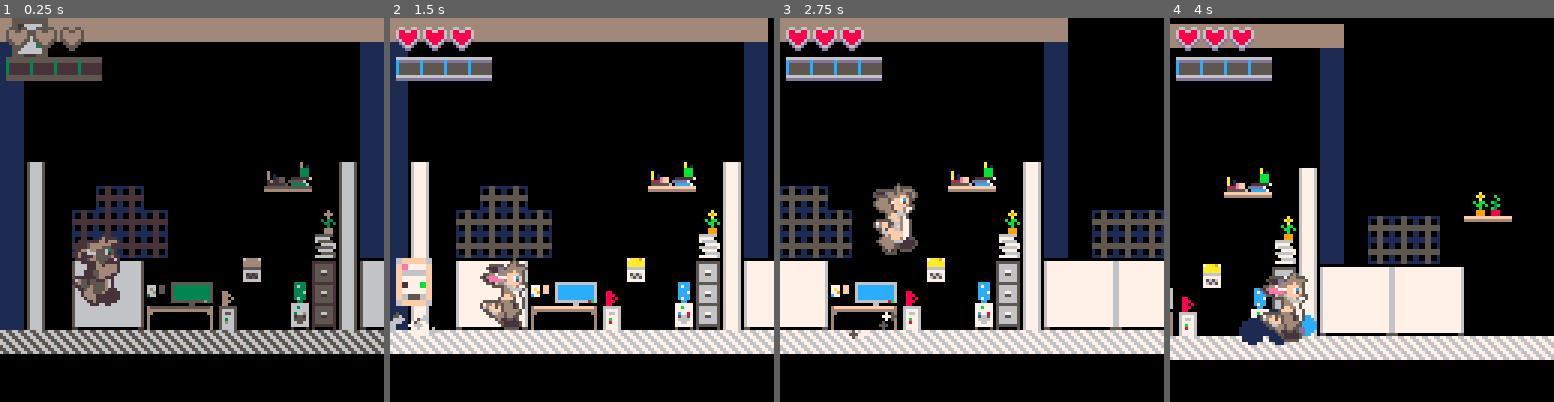
Above: before the commit, frames 1-4 (left to right).
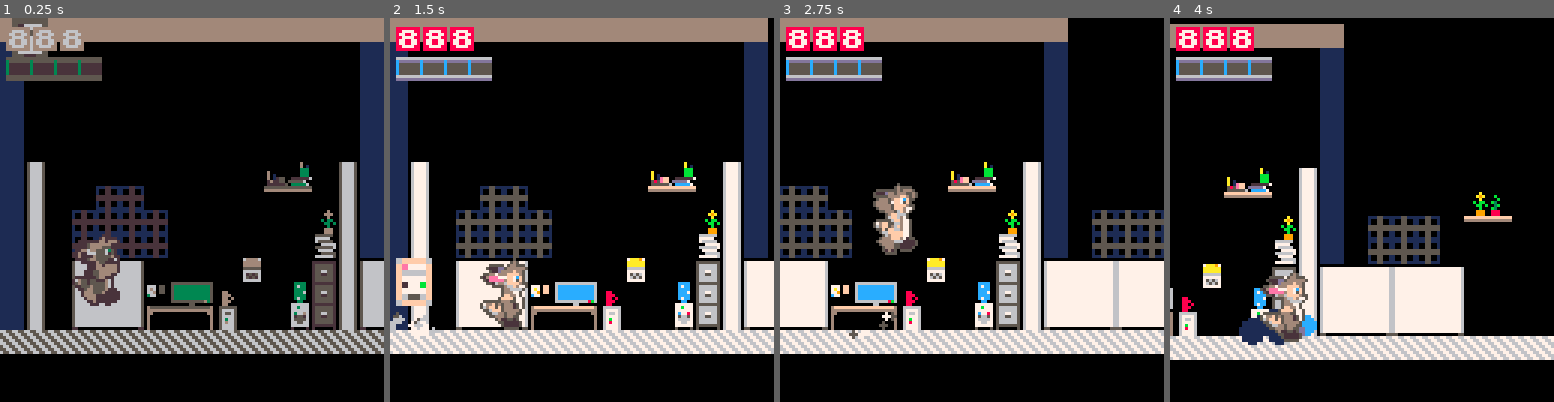
Above: after the commit, the same moments.

Repository: aritosuits/onebuttonjam2024
Game: PICO-8 cartridge cart.p8
Same seed, same stepped clock (60 frames per second), same inputs: the game is played once before the commit and once after it.
Inputs:
- Up to frame 1 (0.25 s): no input
- Up to frame 2 (1.5 s): tap O (Z key) at 0.7 s
- Up to frame 3 (2.75 s): tap O (Z key) at 1.7, 2.1, 2.5 s
- Up to frame 4 (4 s): tap O (Z key) at 2.9, 3.3, 3.7 s

The runs differ from the first frame. In frame 1, 1.0% of the frame differs, in the area x 1-22%, y 2-9%; in frame 2, 1.0%; in frame 3, 1.0%; in frame 4, 1.0%.

Commit message:
Added in spawners

Diff:
--- a/cart.p8
+++ b/cart.p8
@@ -127,22 +127,22 @@
 00100100770077003333ab33e7eeee7e99aaaa99040000000000000000000040000770000a01eff0007777701c11c55c07777060008808000000000000000000
 0100100100770077bba3bbbbeee7eeee99999999040000000000000000000040000770000585eff0000666661c110cc007777060008880000000000000000000
 1001001000770077ab3333ab7eee7ee7999999990400000000000000000000400008800005555556077777761111111107777600008800000000000000000000
-0000000000000000000000000000000000000000000000000000000000000000000ccccc000000000c0000000000000000000000000000000000000006600660
-0eeeeeeee0000eeeeeeee00eee00000eee0eeeeeeee000000000000000000000000c0000c0000000c0000000000000000000000000000000000000006dd66dd6
-088888888e00e88888888e08880000088808888888800000000000000000000000c0000000000000c000000000000000000000000000000000000000655dd556
-0888888888e0888888888808880000088808888888800000000000000000000000cccc000cc0cc00cc000cc00cccccc000000000000000000000000065555556
-00000000888088800008880888e000e88800000000000000000000000000000000c000000c0c0c0c00c0c00c0c00c00c000000000000000000000000d655556d
-000000008880888000088800888e0e88880000000000000000000000000000000c000000c00c0c0c00c0ccc00c00cc000000000000000000000000000d6556d0
-0eee000088808880000888000888e888880eee000000000000000000000000000c000000c0c00c0c00ccc000c00000c000000000000000000000000000d66d00
-08880000888088800008880e008888888808880000000000000000000000000000cccccc00c00ccccc000cc0c00ccc00000000000000000000000000000dd000
-088800008880888000088808e0088808880888eeee00000000000000000000000000000000000044444000000000000000000000000000000000000006600660
-0888000088808880000888088e008008880888888800000022222220000000000000000000000444444444400000000000000000000000000000000068866886
-08880000888088800008880888000008880888888800002200000002200000000000000000ccc444444444444000000000000000000000000000000068888886
-0222000022202220000222022200000222022200000002000000000002000000000000000cccc444444444444400000000000000000000000000000068888886
-088800008880888000088808880000088808880000002000222222200020000000000000011cc4444444444444400000000000000000000000000000d688886d
-022200002220222000022202220000022202220000000022000000022000000000000004ccc1444444444444444400000000000000000000000000000d6886d0
-08880000888088800008880888000008880888000000020000000000020000000000004111cc4444444444444444400000000000000000000000000000d66d00
-022200002220222000022202220000022202220000002000eeeeeee000200000000004cccc1444444444444444444400000000000000000000000000000dd000
+0000000000000000000000000000000000000000000000000000000000000000000ccccc000000000c0000000000000088888888888888888888888888888888
+0eeeeeeee0000eeeeeeee00eee00000eee0eeeeeeee000000000000000000000000c0000c0000000c00000000000000088777888887777888877778888887778
+088888888e00e88888888e08880000088808888888800000000000000000000000c0000000000000c00000000000000088877888877887788778877888877778
+0888888888e0888888888808880000088808888888800000000000000000000000cccc000cc0cc00cc000cc00cccccc088877888888877788888778888778778
+00000000888088800008880888e000e88800000000000000000000000000000000c000000c0c0c0c00c0c00c0c00c00c88877888888777888888877887777778
+000000008880888000088800888e0e88880000000000000000000000000000000c000000c00c0c0c00c0ccc00c00cc0088877888887778888778877888888778
+0eee000088808880000888000888e888880eee000000000000000000000000000c000000c0c00c0c00ccc000c00000c088777788877777788877778888888778
+08880000888088800008880e008888888808880000000000000000000000000000cccccc00c00ccccc000cc0c00ccc0088888888888888888888888888888888
+088800008880888000088808e0088808880888eeee00000000000000000000000000000000000044444000000000000088888888888888888888888888888888
+0888000088808880000888088e008008880888888800000022222220000000000000000000000444444444400000000087777778887777888777777888777788
+08880000888088800008880888000008880888888800002200000002200000000000000000ccc444444444444000000087788888877888888888877887788778
+0222000022202220000222022200000222022200000002000000000002000000000000000cccc444444444444400000087777788877777888888877888777788
+088800008880888000088808880000088808880000002000222222200020000000000000011cc444444444444440000088888778877887788888778887788778
+022200002220222000022202220000022202220000000022000000022000000000000004ccc14444444444444444000087788778877887788888778887788778
+08880000888088800008880888000008880888000000020000000000020000000000004111cc4444444444444444400088777788887777888888778888777788
+022200002220222000022202220000022202220000002000eeeeeee000200000000004cccc144444444444444444440088888888888888888888888888888888
 0222eeee2220222eeee2220222000002220222eeeee000ee8888888ee0000000000044cccc144444444444444444444000000000000000000000000066666666
 022222222200222222222202220000022202222222200e88888888888e00000000004ccccc4444444444444444444440000000000000000000000000cddddddd
 02222222200002222222200222000002220222222220e8888888888888e000000000ccccc44444444444444444444440000000000000000000000000c5555555
